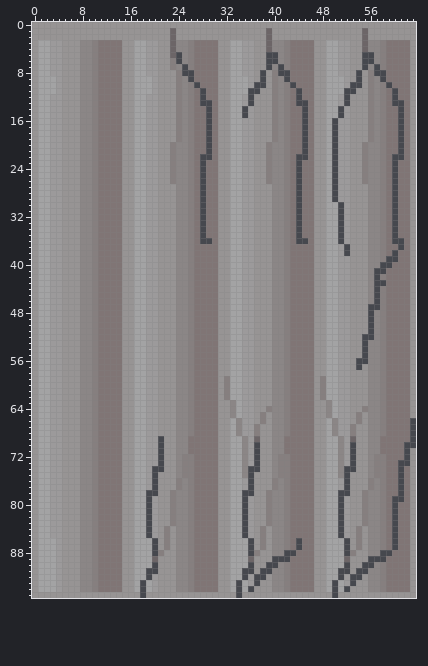
One commit to this sprite sheet: assets/images/przeszkody/kamien16x96.png. Above: the version before the commit.
The file is 64x96 pixels. Colours within 5 levels of each other are drawn and written as one.
After:
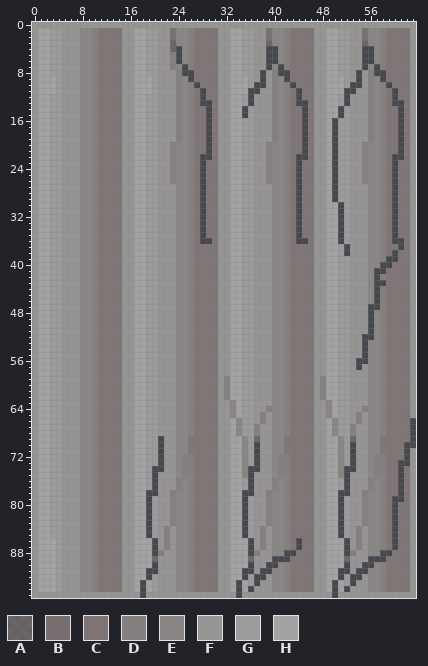
Palette (. is transparent): A #807575a5  B #807575df  C #807575  D #867f7f  E #8b8686  F #979494  G #9c9a9b  H #a3a3a4
From old to new:
Colour A becomes colour B in rows 1 to 2 at x 23, 39 and 55.
Colour F becomes colour C in rows 1 to 2 at x 11 to 14, 27 to 30, 43 to 46 and 59 to 62.
Colour A becomes colour D in row 5 at x 23.
Colour F becomes colour D in rows 1 to 2 at x 10, 26, 42 and 58.
Colour F becomes colour E in rows 1 to 2 at x 8 to 9, 24 to 25, 40 to 41 and 56 to 57.
Colour F becomes colour G in rows 1 to 2 at x 3 to 4, 19 to 20, 35 to 36 and 51 to 52.
Colour F becomes colour H in rows 1 to 2 at x 1 to 2, 17 to 18, 33 to 34 and 49 to 50.
Colour A is removed in row 4 at x 39 and 55.
Colour E is removed in row 4 at x 24, 40 and 56.
Pixel boxes of the changes (left, top, right, bottom) in both pictures:
changed: (38, 28, 410, 58)
